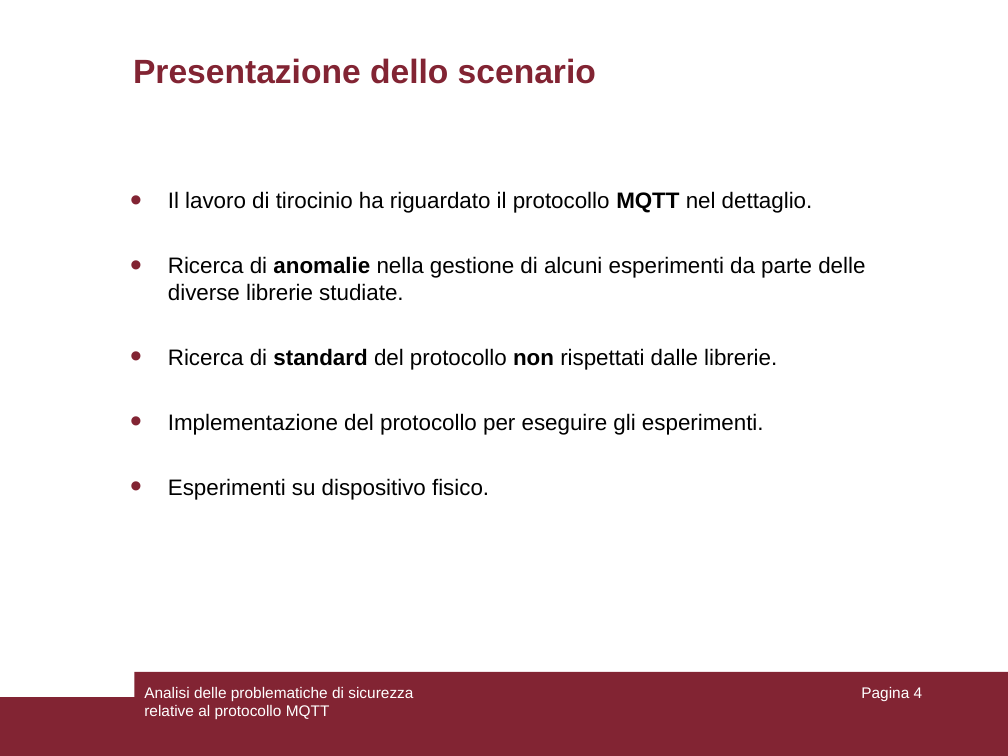
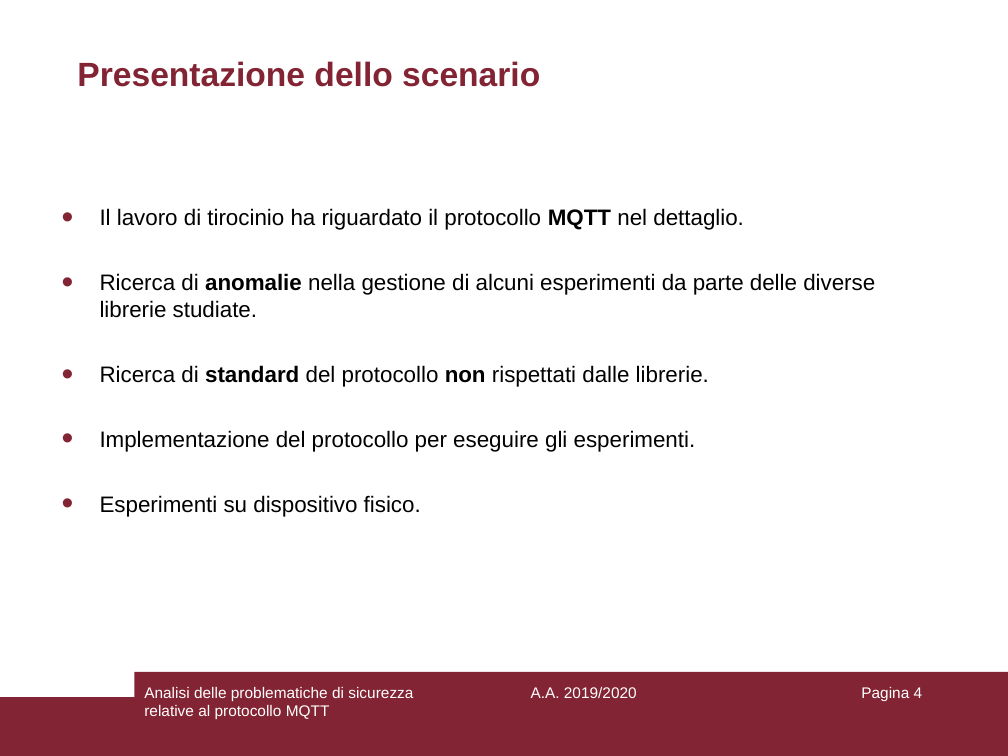
Before and after one commit to aedoardo/bachelor-degree-thesis, a slide deck: slide 4 of slides/Presentazione.ppt. Drawn at 1008x756 pixels with LibreOffice and Linux fonts; fonts in the diff are those of the drawing. Boxes give left, top, right and bottom in pixels: in the first picture for what was removed or moved away, otherwise in the second. Text is boxed around its words. In the diff, an @@ line names an element or a change of style, - is before the commit and + after.

Commit message:
Update slides

```diff
--- a/slides/Presentazione.ppt
+++ b/slides/Presentazione.ppt
@@ title "Presentazione dello scenario": place and size @@
-title "Presentazione dello scenario" at box(133, 58, 596, 84)
+title "Presentazione dello scenario" at box(77, 61, 540, 87)
@@ text "Il lavoro di tirocinio ha ..." rewrapped from box(168, 191, 865, 500) to box(100, 208, 875, 517) @@
@@ text added at box(531, 687, 637, 698), 11 pt, text #FFFFFF @@
+A.A. 2019/2020
```
Also in this commit, not shown: 1 other file.
